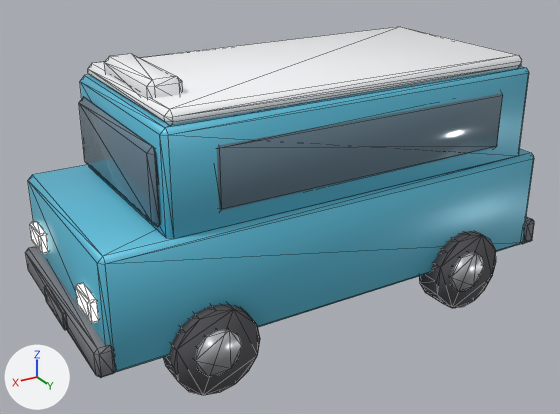
Two versions of the glTF model godot/assets/models/veh_angkot.glb, one commit apart.
The view is the same before and after, from a camera (50 mm lens) standing at (2.26, 3.64, 2.43) and looking at (0.14, 0.11, 0.66). Lighting does not change. The marker at lower left points along +X, +Y and +Z. The older version comes first. Mesh edges are drawn as thin lines. Where no turn or scale is listed for an object, it has been applied to the vertices. Vertices at exactly the same position are counted once.

Before the edit, the objects in view are built like this:
```python
me_cube = bpy.data.meshes.new('Cube')
me_cube.from_pydata(...)  # 560 vertices, 1032 faces; spans x -1.44..1.46, y -0.69..0.69, z -0.56..0.99
# faces by material slot: [88, 88, 132, 132, 88, 88, 240, 176]
me_cube.materials.append(mat_angkotbody)  # cyan #5dbfdb
me_cube.materials.append(mat_angkotroof)  # white #f6f7f9
me_cube.materials.append(mat_angkotglass)  # blue #698190
me_cube.materials.append(mat_bumper)  # grey #76797e
me_cube.materials.append(mat_headlight)  # pale yellow #fff9e5, glowing pale yellow #fff9e5
me_cube.materials.append(mat_taillight)  # red #f36961, glowing red #dd5e57
me_cube.materials.append(mat_tire)  # dark grey #555559
me_cube.materials.append(mat_rim)  # light grey #dddfe3
ob_vehangkot = bpy.data.objects.new('VehAngkot', me_cube)
ob_vehangkot.location = (0.0, 0.0, 0.56)
```
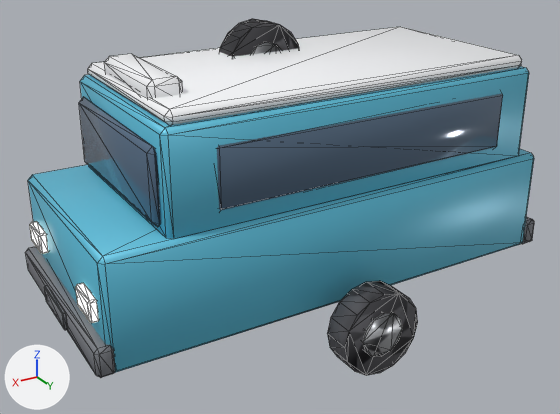
The edits, one by one:
me_cube is used by ob_vehangkot; location (0.0, 0.0, 0.56).
me_cube had 560 vertices, 1032 faces and spanned x -1.44..1.46, y -0.69..0.69, z -0.56..0.99.
me_cube now has 336 vertices, 616 faces and spans x -1.44..1.46, y -0.63..0.63, z -0.31..0.99.
me_cube part 1: 8 loose pieces with 224 vertices, spanning x -1.06..1.08, y -0.69..0.69, z -0.56..-0.08, are deleted.
me_cube no longer uses material mat_tire (dark grey #555559).
me_cube no longer uses material mat_rim (light grey #dddfe3).
Mesh me_cylinder_006 is new.
It consists of a 16-sided cylinder along y spanning x -1.08..-0.6, y 0.16..0.32, z -0.84..-0.36, material slot 0; a 12-sided cylinder along y spanning x -0.97..-0.71, y 0.155..0.325, z -0.73..-0.47, material slot 1.
It uses material mat_tire (dark grey #555559).
It uses material mat_rim (light grey #dddfe3).
Mesh me_cylinder_004 is new.
It consists of a 16-sided cylinder along y spanning x -1.08..-0.6, y 0.16..0.32, z 0.36..0.84, material slot 0; a 12-sided cylinder along y spanning x -0.97..-0.71, y 0.155..0.325, z 0.47..0.73, material slot 1.
It uses material mat_tire (dark grey #555559).
It uses material mat_rim (light grey #dddfe3).
Mesh me_cylinder_002 is new.
It consists of a 16-sided cylinder along y spanning x 0.58..1.06, y 0.16..0.32, z -0.84..-0.36, material slot 0; a 12-sided cylinder along y spanning x 0.69..0.95, y 0.155..0.325, z -0.73..-0.47, material slot 1.
It uses material mat_tire (dark grey #555559).
It uses material mat_rim (light grey #dddfe3).
Mesh me_cylinder is new.
It consists of a 16-sided cylinder along y spanning x 0.58..1.06, y 0.16..0.32, z 0.36..0.84, material slot 0; a 12-sided cylinder along y spanning x 0.69..0.95, y 0.155..0.325, z 0.47..0.73, material slot 1.
It uses material mat_tire (dark grey #555559).
It uses material mat_rim (light grey #dddfe3).
Object 'Wheel_3' (ob_wheel_3) is new; it shows me_cylinder_006.
Its location is (0.84, 0.6, 0.8).
Object 'Wheel_2' (ob_wheel_2) is new; it shows me_cylinder_004.
Its location is (0.84, -0.6, 0.8).
Object 'Wheel_1' (ob_wheel_1) is new; it shows me_cylinder_002.
Its location is (-0.82, 0.6, 0.8).
Object 'Wheel_0' (ob_wheel_0) is new; it shows me_cylinder.
Its location is (-0.82, -0.6, 0.8).

Where the change shows, as pixel boxes [x1, y1, x2, y2] in the pictures (560 x 414 px):
'VehAngkot', reshaped: before [26, 27, 534, 395]; after [26, 27, 534, 378]
'Wheel_1', added: after [327, 281, 418, 375]
    faces in mat_tire (dark grey #555559): [327, 281, 418, 375]
    faces in mat_rim (light grey #dddfe3): [362, 313, 402, 357]
'Wheel_2', added: after [219, 19, 299, 57]
    faces in mat_tire (dark grey #555559): [219, 19, 299, 57]
    faces in mat_rim (light grey #dddfe3): [250, 42, 283, 55]
'Wheel_3', added: after [328, 294, 415, 374]
    faces in mat_tire (dark grey #555559): [328, 294, 415, 374]
'Wheel_0', added: after [220, 25, 295, 57]
    faces in mat_tire (dark grey #555559): [220, 25, 295, 57]
part 1 of me_cube, deleted: before [163, 231, 496, 395]
